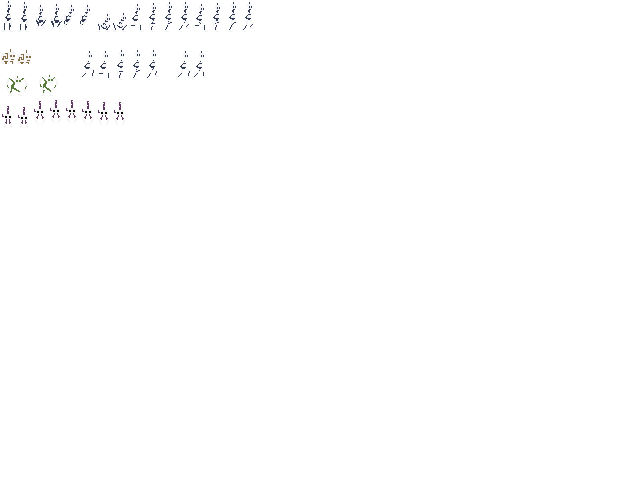
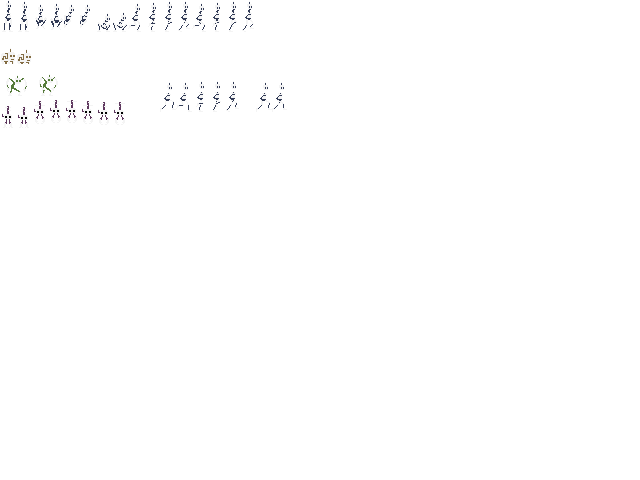
Layers edited between the first and the second (640, 480) image:
painted on "layer" over [80, 23, 287, 112]
